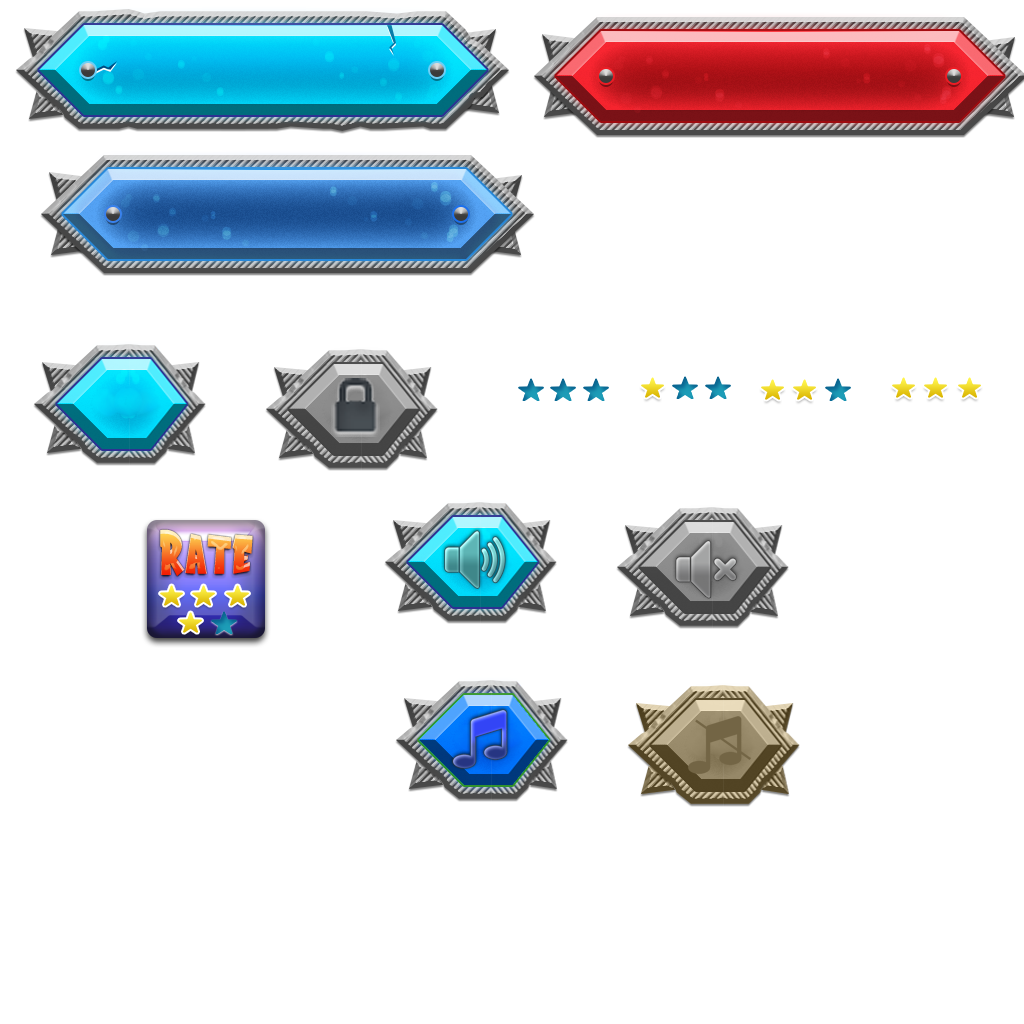
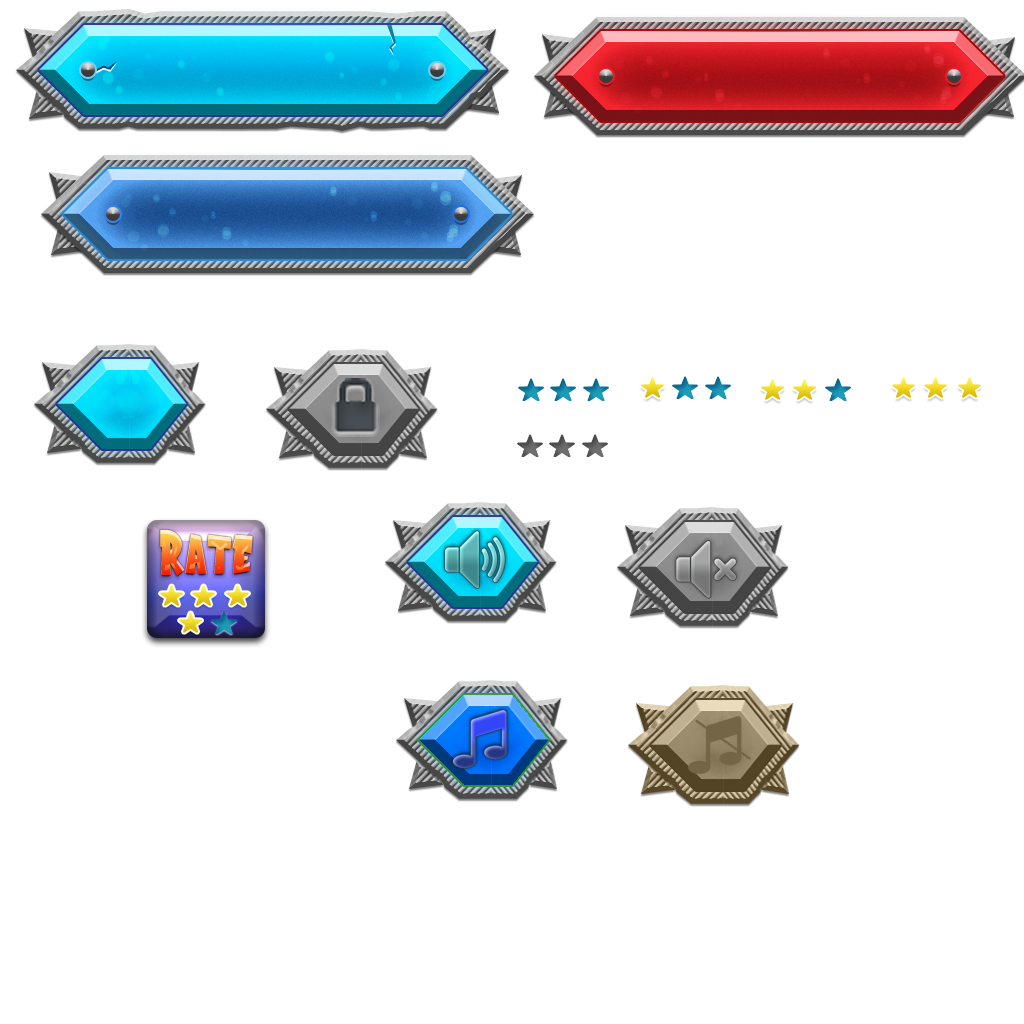
Two versions of the same layered image (1024x1024). Layer-by-layer changes:
renamed "Layer 8" to "Black & White 4", painted on it over [517, 434, 608, 457]
